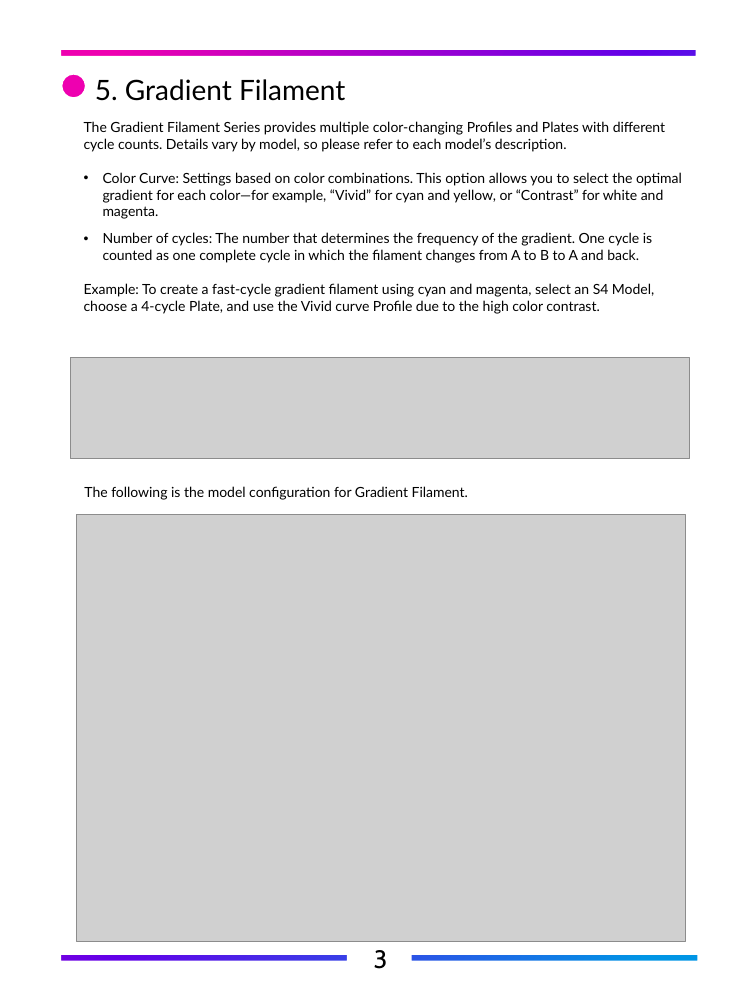
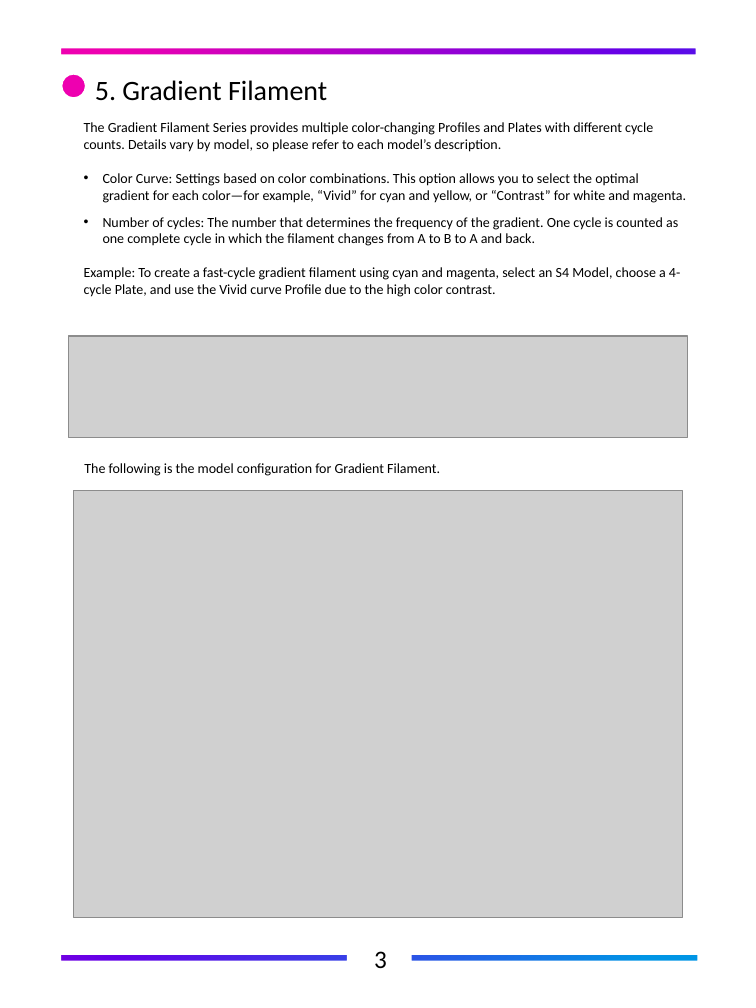
Before and after one commit to FlexChromaHQ/FlexChroma, a slide deck: slide 8 of Documents/Original/FlexChroma_Tour_Guide_EN.pptx. Drawn at 756x1008 pixels with LibreOffice and Linux fonts; fonts in the diff are those of the drawing; grey boxes stand for pictures. Boxes give left, top, right and bottom in pixels: in the first picture for what was removed or moved away, otherwise in the second. Text is boxed around its words. In the diff, an @@ line names an element or a change of style, - is before the commit and + after.

```diff
--- a/Documents/Original/FlexChroma_Tour_Guide_EN.pptx
+++ b/Documents/Original/FlexChroma_Tour_Guide_EN.pptx
@@ freeform shape at (2, 1, 756, 1008): outline redrawn @@
@@ picture: place and size @@
-picture at (71, 358, 689, 460)
+picture at (69, 336, 687, 437)
@@ font Lato to Calibri in 3 elements at (84, 122, 686, 297), (95, 80, 327, 101), (84, 463, 440, 476) @@
@@ text "The following is the model ...": place and size @@
-text "The following is the model ..." at (84, 486, 468, 500)
+text "The following is the model ..." at (84, 463, 440, 476)
@@ picture: place and size @@
-picture at (77, 514, 685, 941)
+picture at (74, 490, 682, 917)
@@ text "3" at (374, 951, 387, 968): font Cabin to Calibri @@
```
Also in this commit, not shown: 7 other slides changed, 19 other files.
